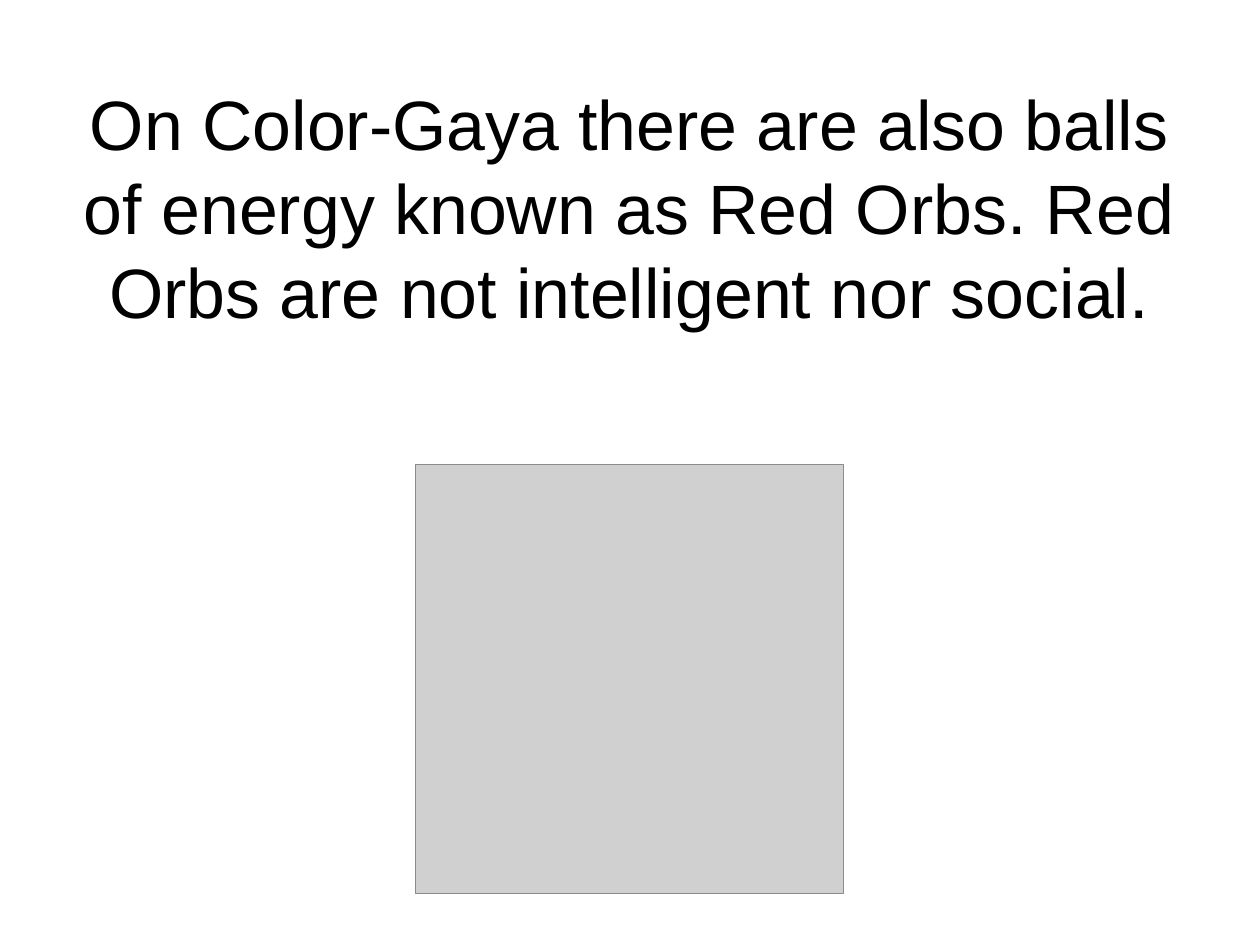
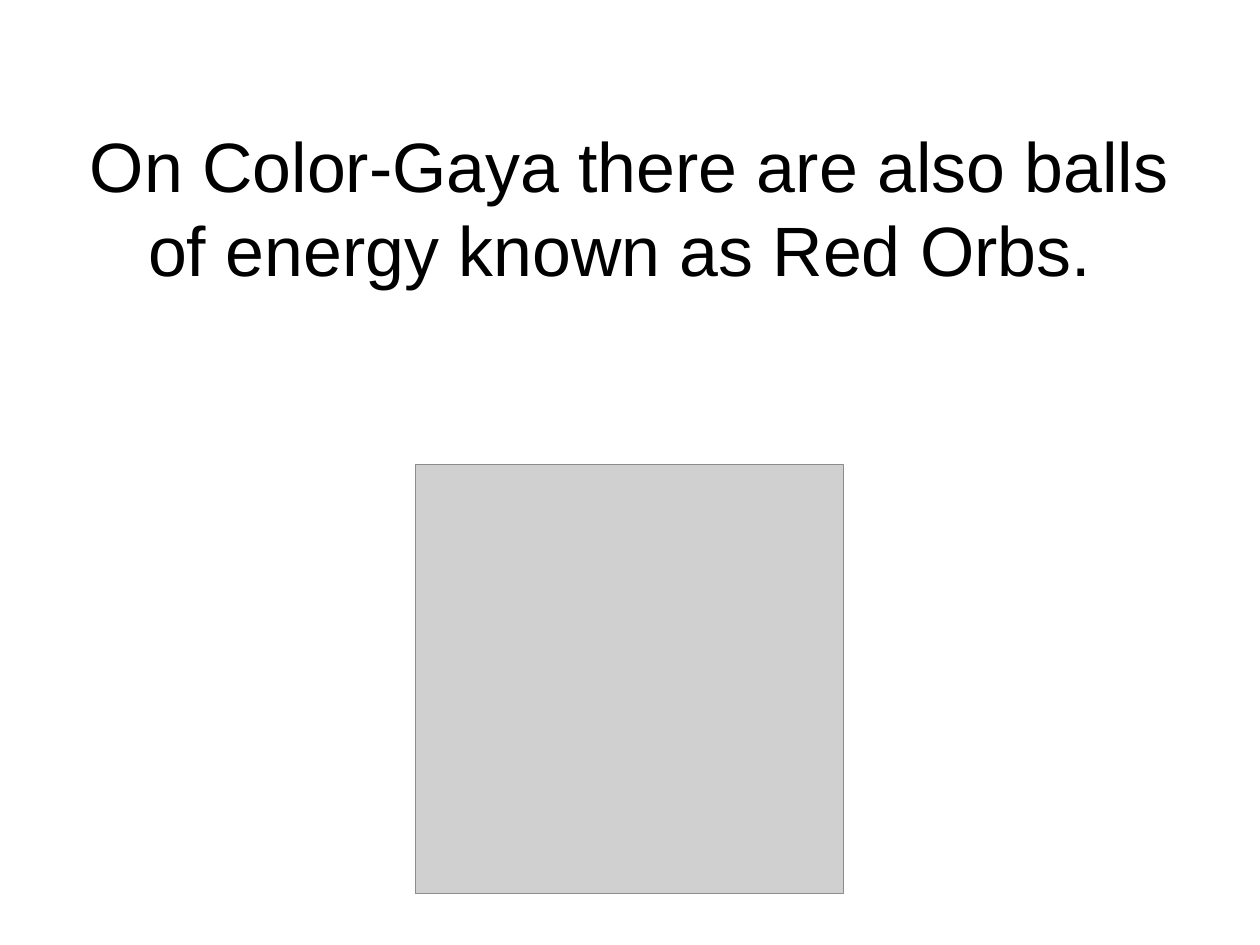
Before and after one commit to flxsosa/MoralDynamics, a slide deck: slide 6 of experiment_template/experiment_slides.odp (slide 4 before the commit). Drawn at 1260x945 pixels with LibreOffice and Linux fonts; fonts in the diff are those of the drawing; grey boxes stand for pictures. Boxes give left, top, right and bottom in pixels: in the first picture for what was removed or moved away, otherwise in the second. Text is boxed around its words. In the diff, an @@ line names an element or a change of style, - is before the commit and + after.

```diff
--- a/experiment_template/experiment_slides.odp
+++ b/experiment_template/experiment_slides.odp
@@ title at [90,141,1169,289]: text changed @@
-On Color-Gaya there are also balls of energy known as Red Orbs. Red Orbs are not intelligent nor social.
+On Color-Gaya there are also balls of energy known as Red Orbs.
```
Also in this commit, not shown: 2 other slides changed, 10 slides added, 3 slides removed.
